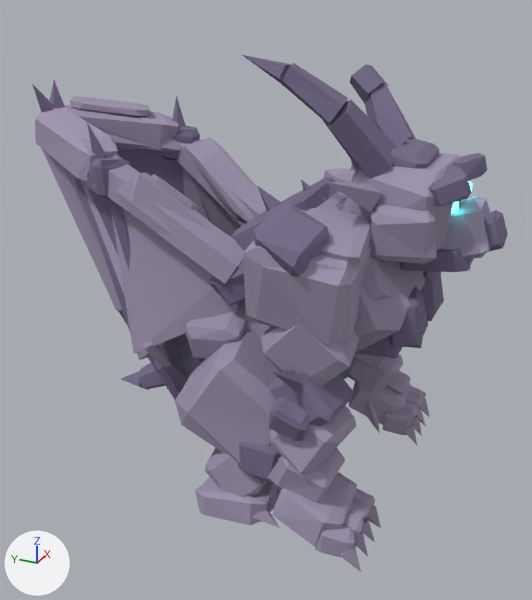
One commit to the FBX model assets/models/beasts/gargoyle_statue_static.fbx: the scene before it, then after it.
The view is the same before and after, from a 50 mm lens placed at (-10.92, -3.76, 8.66), pointed at (-0.09, 1.11, 3.25). The lights are fixed; the arrows at lower left show +X, +Y and +Z. The first picture is the older version.

Before the edit, the objects in view are built like this:
```python
me_gargoyle_mesh_002 = bpy.data.meshes.new('Gargoyle_Mesh.002')
me_gargoyle_mesh_002.from_pydata(...)  # 2167 vertices, 3782 faces; spans x -2.6..2.6, y -2.76..5.77, z -0.05..7.48
# faces by material slot: [3694, 88]
me_gargoyle_mesh_002.materials.append(mat_gargoyle_palette)  # picture img_gargoyle_palette_png
me_gargoyle_mesh_002.materials.append(mat_gargoyle_eyeglow)  # cyan #4cffeb, glowing cyan #4cffeb
ob_gargoyle_static_statuepose = bpy.data.objects.new('Gargoyle_Static_StatuePose', me_gargoyle_mesh_002)
ob_gargoyle_static_statuepose.location = (0.0, 0.0, 0.0)
```
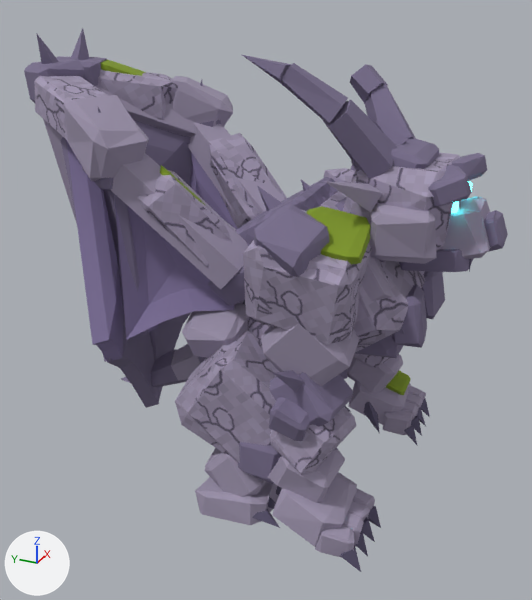
The newer file is also turned or shifted as a whole; pictures and numbers use the older file's frame.

Patch to the scene script:
```diff
--- a/assets/models/beasts/gargoyle_statue_static.fbx.py
+++ b/assets/models/beasts/gargoyle_statue_static.fbx.py
@@ me_gargoyle_mesh_002 @@
 # used by ob_gargoyle_static_statuepose; location = (0.0, 0.0, 0.0)
-me_gargoyle_mesh_002.from_pydata(...)  # 2167 vertices, 3782 faces; spans x -2.6..2.6, y -2.76..5.77, z -0.05..7.48
+me_gargoyle_mesh_002.from_pydata(...)  # 2599 vertices, 4672 faces; spans x -2.6..2.6, y -2.76..5.59, z -0.05..7.61
+# me_gargoyle_mesh_002 part 1: the loose piece of 24 vertices spanning x -1.52..-0.48, y 1.0..2.14, z 2.48..3.44 is rebuilt with 24 vertices and now spans x -1.55..-0.52, y 1.01..2.12, z 2.52..3.43
+# me_gargoyle_mesh_002 part 2: the loose piece of 24 vertices spanning x 0.17..0.9, y -1.81..-1.15, z 3.18..4.09 is rebuilt with 24 vertices and now spans x 0.14..0.92, y -1.85..-1.18, z 3.23..4.11
+# me_gargoyle_mesh_002 part 3: the loose piece of 24 vertices spanning x -0.95..-0.13, y -1.81..-1.14, z 3.24..4.07 is rebuilt with 24 vertices and now spans x -0.93..-0.2, y -1.86..-1.19, z 3.22..4.12
+# me_gargoyle_mesh_002 part 4: the loose piece of 24 vertices spanning x 0.5..1.54, y 1.37..3.32, z 4.13..5.69 is rebuilt with 24 vertices and now spans x 0.42..1.71, y 1.17..2.91, z 4.11..5.79
+# me_gargoyle_mesh_002 part 5: the loose piece of 24 vertices spanning x -1.36..-0.25, y 0.31..1.67, z 3.55..4.66 is rebuilt with 24 vertices and now spans x -1.31..-0.28, y 0.39..1.76, z 3.5..4.66
+# me_gargoyle_mesh_002 part 6: the loose piece of 24 vertices spanning x -1.55..-0.5, y 1.42..3.3, z 4.04..5.65 is rebuilt with 24 vertices and now spans x -1.73..-0.41, y 1.12..2.88, z 4.11..5.68
+# me_gargoyle_mesh_002 part 7: the loose piece of 8 vertices spanning x -0.43..1.22, y 2.38..5.3, z 0.15..5.93 is rebuilt with 83 vertices and now spans x -0.04..2.19, y 3.1..5.01, z 0.31..6.65
+# me_gargoyle_mesh_002 part 8: the loose piece of 8 vertices spanning x -1.22..0.43, y 2.38..5.3, z 0.15..5.93 is rebuilt with 83 vertices and now spans x -2.19..0.04, y 3.1..5.01, z 0.31..6.65
+# me_gargoyle_mesh_002 part 9: the loose piece of 8 vertices spanning x 0.73..1.81, y 1.24..3.55, z 2.62..5.51 is rebuilt with 50 vertices and now spans x 0.65..1.75, y 1.24..3.34, z 2.84..5.84
+# me_gargoyle_mesh_002 part 10: the loose piece of 8 vertices spanning x -1.81..-0.73, y 1.24..3.55, z 2.62..5.51 is rebuilt with 50 vertices and now spans x -1.75..-0.65, y 1.24..3.34, z 2.84..5.84
+# me_gargoyle_mesh_002 part 11: the loose piece of 6 vertices spanning x -0.12..1.75, y 2.48..5.31, z 2.08..5.93 is rebuilt with 69 vertices and now spans x 0.0..1.44, y 2.68..5.0, z 2.38..6.61
+# me_gargoyle_mesh_002 part 12: the loose piece of 5 vertices spanning x 1.02..1.38, y 3.3..3.67, z 5.5..6.4 is deleted
+# me_gargoyle_mesh_002 part 13: the loose piece of 5 vertices spanning x -1.39..-1.05, y 3.28..3.63, z 5.49..6.4 is deleted
+# me_gargoyle_mesh_002 part 14: 225 vertices moved from x -1.58..1.6, y -0.91..5.77, z 0.14..6.72 to x -1.85..1.84, y -0.91..5.49, z 0.33..7.61; 139 vertices removed from x -2.09..2.09, y -0.96..5.7, z 2.03..6.4; 299 vertices added at x -2.11..2.12, y -0.92..5.59, z 2.38..7.16
+# me_gargoyle_mesh_002 part 15: 3095 kept faces spanning x -2.53..2.54, y -2.76..5.49, z -0.05..7.61 get new texture (UV) coordinates
+# other edits to the shape of me_gargoyle_mesh_002 do not show in these pictures
 me_gargoyle_mesh_002.materials.append(mat_gargoyle_palette)
```

Boxes [x1, y1, x2, y2] around the edits, measured in the pictures (532 x 600 px; the box of a moved part takes in the faces that stretch with it):
'Gargoyle_Static_StatuePose', reshaped
    before: [32, 55, 508, 572]
    after: [24, 28, 508, 572]
part 1 of me_gargoyle_mesh_002, rebuilt (6% wider)
    before: [184, 304, 246, 358]
    after: [182, 304, 248, 358]
part 2 of me_gargoyle_mesh_002, rebuilt
    before: [421, 271, 444, 321]
    after: [422, 271, 445, 319]
part 3 of me_gargoyle_mesh_002, rebuilt
    before: [389, 287, 428, 348]
    after: [392, 285, 427, 348]
part 4 of me_gargoyle_mesh_002, rebuilt
    before: [184, 137, 258, 228]
    after: [209, 133, 287, 228]
part 5 of me_gargoyle_mesh_002, rebuilt
    before: [209, 260, 245, 305]
    after: [208, 266, 245, 306]
part 6 of me_gargoyle_mesh_002, rebuilt
    before: [116, 172, 213, 236]
    after: [137, 170, 232, 267]
part 7 of me_gargoyle_mesh_002, rebuilt (mostly hidden before)
    before: [169, 333, 188, 394]
    after: [149, 312, 191, 405]
part 8 of me_gargoyle_mesh_002, rebuilt
    before: [163, 338, 190, 388]
    after: [66, 140, 159, 408]
part 9 of me_gargoyle_mesh_002, rebuilt
    before: [190, 175, 238, 236]
    after: [191, 152, 238, 230]
part 10 of me_gargoyle_mesh_002, rebuilt
    before: [112, 208, 239, 354]
    after: [117, 205, 234, 340]
part 11 of me_gargoyle_mesh_002, rebuilt (not visible before)
    after: [133, 119, 199, 195]
part 12 of me_gargoyle_mesh_002, deleted (mostly hidden)
    before: [172, 96, 186, 127]
part 13 of me_gargoyle_mesh_002, deleted (mostly hidden)
    before: [87, 123, 106, 158]
part 14 of me_gargoyle_mesh_002, moved or reshaped
    before: [32, 81, 304, 400]
    after: [24, 28, 305, 392]
part 15 of me_gargoyle_mesh_002, surface changed
    before: [32, 81, 474, 572]
    after: [36, 28, 474, 572]
